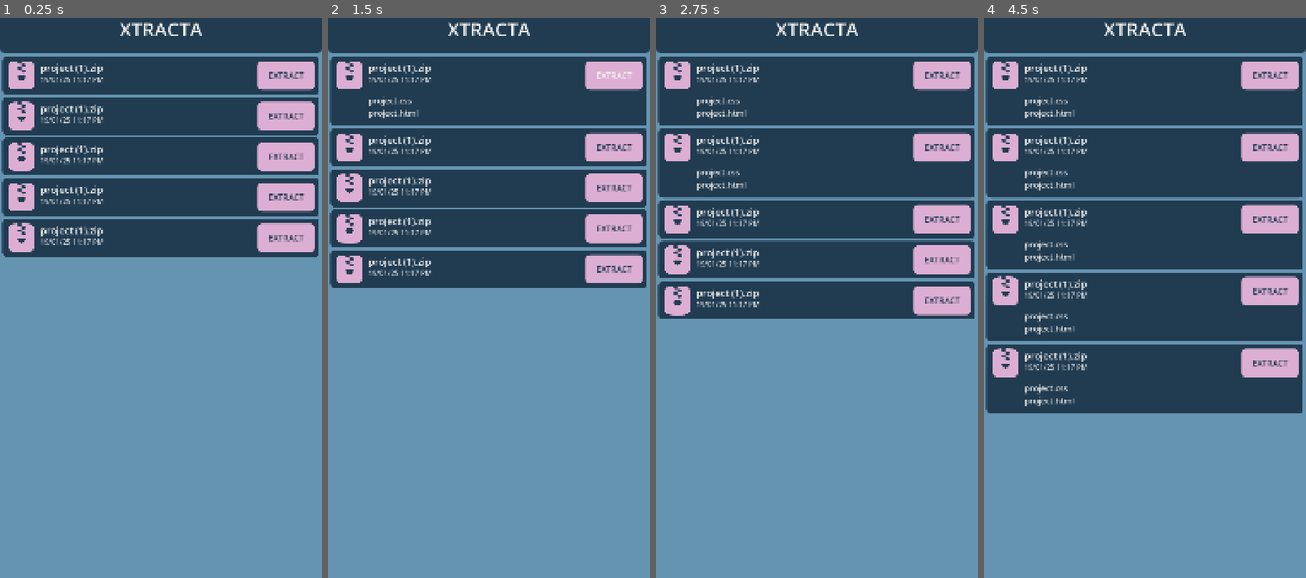
Above: before the commit, frames 1-4 (left to right).
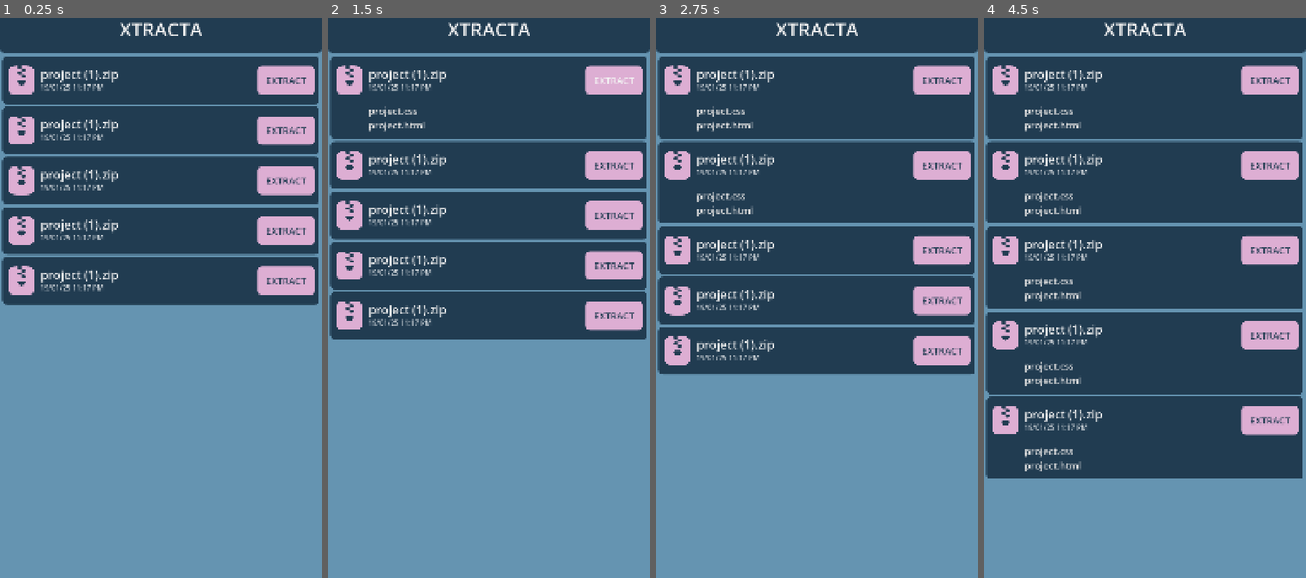
Above: after the commit, the same moments.

Repository: noor-shalaby/xtracta
Game: Godot game, scene res://src/app.tscn
The game is run twice, just before and just after one commit, with the same random seed, the same clock (stepped at 60 frames per second) and the same inputs.
Inputs (mouse positions are in pixels of both pictures, inside the frame that each line leads up to; where the layout moved, square brackets give the same spot in the first picture):
- Up to frame 1 (0.25 s): no input
- Up to frame 2 (1.5 s): click (489, 79) [489, 74] at 0.5 s; click "EXTRACT" at 1.25 s
- Up to frame 3 (2.75 s): click (817, 163) [817, 146] at 2 s
- Up to frame 4 (4.5 s): click (1145, 247) [1145, 219] at 2.75 s; click (1145, 337) [1145, 292] at 3.5 s; click (1145, 421) [1145, 365] at 4.25 s

The runs differ from the first frame. In frame 1, 19% of the frame differs, in the area x 0-99%, y 7-52%; in frame 2, 20%; in frame 3, 20%; in frame 4, 28%, in the area x 0-99%, y 7-83%.

Commit message:
increase file button height and increase font sizes

Diff:
--- a/src/app.tscn
+++ b/src/app.tscn
@@ -1,9 +1,9 @@
-[gd_scene load_steps=3 format=3 uid="uid://bwjq7i0unhh04"]
+[gd_scene format=3 uid="uid://bwjq7i0unhh04"]
 
 [ext_resource type="PackedScene" uid="uid://ci1dgaurp7eyb" path="res://src/file_button.tscn" id="1_j6dmo"]
 [ext_resource type="Theme" uid="uid://vu4gxjlel247" path="res://src/theme.tres" id="1_twjmp"]
 
-[node name="App" type="Control"]
+[node name="App" type="Control" unique_id=533816554]
 layout_mode = 3
 anchors_preset = 15
 anchor_right = 1.0
@@ -12,7 +12,7 @@
 grow_vertical = 2
 theme = ExtResource("1_twjmp")
 
-[node name="ColorRect" type="ColorRect" parent="."]
+[node name="ColorRect" type="ColorRect" parent="." unique_id=1989657890]
 layout_mode = 1
 anchors_preset = 15
 anchor_right = 1.0
@@ -21,7 +21,7 @@
 grow_vertical = 2
 color = Color(0.39607844, 0.5803922, 0.69411767, 1)
 
-[node name="VBoxContainer" type="VBoxContainer" parent="."]
+[node name="VBoxContainer" type="VBoxContainer" parent="." unique_id=724565887]
 layout_mode = 1
 anchors_preset = 15
 anchor_right = 1.0
@@ -29,12 +29,12 @@
 grow_horizontal = 2
 grow_vertical = 2
 
-[node name="PanelContainer" type="PanelContainer" parent="VBoxContainer"]
+[node name="PanelContainer" type="PanelContainer" parent="VBoxContainer" unique_id=964890850]
 custom_minimum_size = Vector2(0, 160)
 layout_mode = 2
 size_flags_vertical = 0
 
-[node name="Label" type="Label" parent="VBoxContainer/PanelContainer"]
+[node name="Label" type="Label" parent="VBoxContainer/PanelContainer" unique_id=1423104731]
 layout_mode = 2
 size_flags_vertical = 1
 theme_override_font_sizes/font_size = 64
@@ -42,7 +42,7 @@
 horizontal_alignment = 1
 vertical_alignment = 1
 
-[node name="MarginContainer" type="MarginContainer" parent="VBoxContainer"]
+[node name="MarginContainer" type="MarginContainer" parent="VBoxContainer" unique_id=1349935606]
 layout_mode = 2
 size_flags_vertical = 3
 theme_override_constants/margin_left = 8
@@ -50,27 +50,27 @@
 theme_override_constants/margin_right = 8
 theme_override_constants/margin_bottom = 8
 
-[node name="ScrollContainer" type="ScrollContainer" parent="VBoxContainer/MarginContainer"]
+[node name="ScrollContainer" type="ScrollContainer" parent="VBoxContainer/MarginContainer" unique_id=1002011998]
 layout_mode = 2
 horizontal_scroll_mode = 0
 vertical_scroll_mode = 3
 
-[node name="VBoxContainer" type="VBoxContainer" parent="VBoxContainer/MarginContainer/ScrollContainer"]
+[node name="VBoxContainer" type="VBoxContainer" parent="VBoxContainer/MarginContainer/ScrollContainer" unique_id=802498738]
 layout_mode = 2
 size_flags_vertical = 3
 theme_override_constants/separation = 8
 
-[node name="FileButton" parent="VBoxContainer/MarginContainer/ScrollContainer/VBoxContainer" instance=ExtResource("1_j6dmo")]
+[node name="FileButton" parent="VBoxContainer/MarginContainer/ScrollContainer/VBoxContainer" unique_id=555910718 instance=ExtResource("1_j6dmo")]
 layout_mode = 2
 
-[node name="FileButton2" parent="VBoxContainer/MarginContainer/ScrollContainer/VBoxContainer" instance=ExtResource("1_j6dmo")]
+[node name="FileButton2" parent="VBoxContainer/MarginContainer/ScrollContainer/VBoxContainer" unique_id=1946942945 instance=ExtResource("1_j6dmo")]
 layout_mode = 2
 
-[node name="FileButton3" parent="VBoxContainer/MarginContainer/ScrollContainer/VBoxContainer" instance=ExtResource("1_j6dmo")]
+[node name="FileButton3" parent="VBoxContainer/MarginContainer/ScrollContainer/VBoxContainer" unique_id=1547053489 instance=ExtResource("1_j6dmo")]
 layout_mode = 2
 
-[node name="FileButton4" parent="VBoxContainer/MarginContainer/ScrollContainer/VBoxContainer" instance=ExtResource("1_j6dmo")]
+[node name="FileButton4" parent="VBoxContainer/MarginContainer/ScrollContainer/VBoxContainer" unique_id=1659445921 instance=ExtResource("1_j6dmo")]
 layout_mode = 2
 
-[node name="FileButton5" parent="VBoxContainer/MarginContainer/ScrollContainer/VBoxContainer" instance=ExtResource("1_j6dmo")]
+[node name="FileButton5" parent="VBoxContainer/MarginContainer/ScrollContainer/VBoxContainer" unique_id=1691147234 instance=ExtResource("1_j6dmo")]
 layout_mode = 2
--- a/src/file_button.tscn
+++ b/src/file_button.tscn
@@ -10,14 +10,14 @@
 corner_radius_bottom_right = 16
 corner_radius_bottom_left = 16
 
-[node name="FileButton" type="Button"]
+[node name="FileButton" type="Button" unique_id=236115662]
 clip_contents = true
-custom_minimum_size = Vector2(1064, 128)
+custom_minimum_size = Vector2(1064, 160)
 offset_right = 1064.0
 offset_bottom = 128.0
 script = ExtResource("1_7n78r")
 
-[node name="MarginContainer" type="MarginContainer" parent="."]
+[node name="MarginContainer" type="MarginContainer" parent="." unique_id=1991835650]
 layout_mode = 1
 anchors_preset = 15
 anchor_right = 1.0
@@ -25,39 +25,39 @@
 grow_horizontal = 2
 grow_vertical = 2
 theme_override_constants/margin_left = 16
-theme_override_constants/margin_top = 16
+theme_override_constants/margin_top = 32
 theme_override_constants/margin_right = 16
-theme_override_constants/margin_bottom = 16
+theme_override_constants/margin_bottom = 32
 
-[node name="HBoxContainer" type="HBoxContainer" parent="MarginContainer"]
+[node name="HBoxContainer" type="HBoxContainer" parent="MarginContainer" unique_id=546690201]
 layout_mode = 2
 size_flags_vertical = 0
 theme_override_constants/separation = 16
 
-[node name="FileIcon" type="TextureRect" parent="MarginContainer/HBoxContainer"]
+[node name="FileIcon" type="TextureRect" parent="MarginContainer/HBoxContainer" unique_id=1280180287]
 unique_name_in_owner = true
 modulate = Color(0.8666667, 0.68235296, 0.827451, 1)
 layout_mode = 2
 texture = ExtResource("1_ui347")
 
-[node name="MarginContainer" type="MarginContainer" parent="MarginContainer/HBoxContainer"]
+[node name="MarginContainer" type="MarginContainer" parent="MarginContainer/HBoxContainer" unique_id=388366540]
 clip_contents = true
 layout_mode = 2
 size_flags_horizontal = 3
 
-[node name="VBoxContainer" type="VBoxContainer" parent="MarginContainer/HBoxContainer/MarginContainer"]
+[node name="VBoxContainer" type="VBoxContainer" parent="MarginContainer/HBoxContainer/MarginContainer" unique_id=1858605174]
 clip_contents = true
 layout_mode = 2
 theme_override_constants/separation = 0
 
-[node name="FileName" type="Label" parent="MarginContainer/HBoxContainer/MarginContainer/VBoxContainer"]
+[node name="FileName" type="Label" parent="MarginContainer/HBoxContainer/MarginContainer/VBoxContainer" unique_id=1181920166]
 layout_mode = 2
 size_flags_horizontal = 3
 size_flags_vertical = 0
-theme_override_font_sizes/font_size = 32
+theme_override_font_sizes/font_size = 40
 text = "project (1).zip"
 
-[node name="LastUpdated" type="Label" parent="MarginContainer/HBoxContainer/MarginContainer/VBoxContainer"]
+[node name="LastUpdated" type="Label" parent="MarginContainer/HBoxContainer/MarginContainer/VBoxContainer" unique_id=1527693881]
 layout_mode = 2
 size_flags_horizontal = 0
 size_flags_vertical = 0
@@ -67,30 +67,30 @@
 horizontal_alignment = 2
 vertical_alignment = 2
 
-[node name="ExtractButton" type="Button" parent="MarginContainer/HBoxContainer"]
+[node name="ExtractButton" type="Button" parent="MarginContainer/HBoxContainer" unique_id=526437149]
 custom_minimum_size = Vector2(192, 96)
 layout_mode = 2
 size_flags_horizontal = 8
 size_flags_vertical = 4
 theme_override_colors/font_color = Color(0.12941177, 0.23529412, 0.31764707, 1)
-theme_override_font_sizes/font_size = 28
+theme_override_font_sizes/font_size = 32
 theme_override_styles/normal = SubResource("StyleBoxFlat_7n78r")
 theme_override_styles/pressed = SubResource("StyleBoxFlat_7n78r")
 theme_override_styles/hover = SubResource("StyleBoxFlat_7n78r")
 text = "EXTRACT"
 
-[node name="ContentFilesContainer" type="Control" parent="."]
+[node name="ContentFilesContainer" type="Control" parent="." unique_id=1570226949]
 unique_name_in_owner = true
 clip_contents = true
 anchors_preset = 0
 offset_left = 128.0
-offset_top = 128.0
+offset_top = 160.0
 offset_right = 1048.0
-offset_bottom = 128.0
+offset_bottom = 160.0
 size_flags_vertical = 8
 mouse_filter = 2
 
-[node name="ContentFiles" type="Label" parent="ContentFilesContainer"]
+[node name="ContentFiles" type="Label" parent="ContentFilesContainer" unique_id=1202644961]
 unique_name_in_owner = true
 modulate = Color(0.93333334, 0.93333334, 0.93333334, 1)
 clip_contents = true
@@ -99,7 +99,7 @@
 anchor_right = 1.0
 offset_bottom = 182.0
 grow_horizontal = 2
-theme_override_font_sizes/font_size = 28
+theme_override_font_sizes/font_size = 32
 text = "project.css
 project.html"
 clip_text = true
Not shown, changed: export_presets.cfg
Not shown: 1 places in src/file_button.tscn that only renumber resources
Not shown: 1 places in src/theme.tres that only renumber resources
